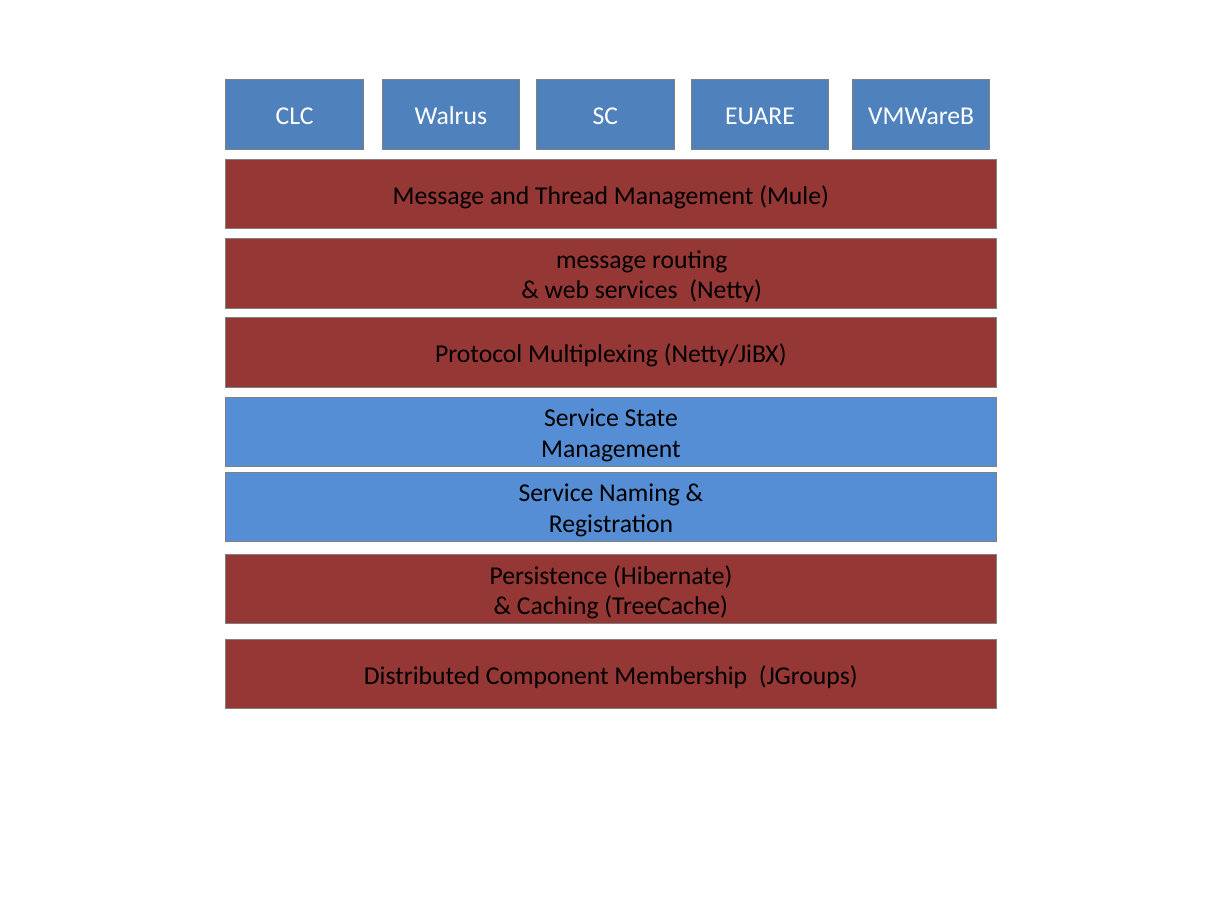
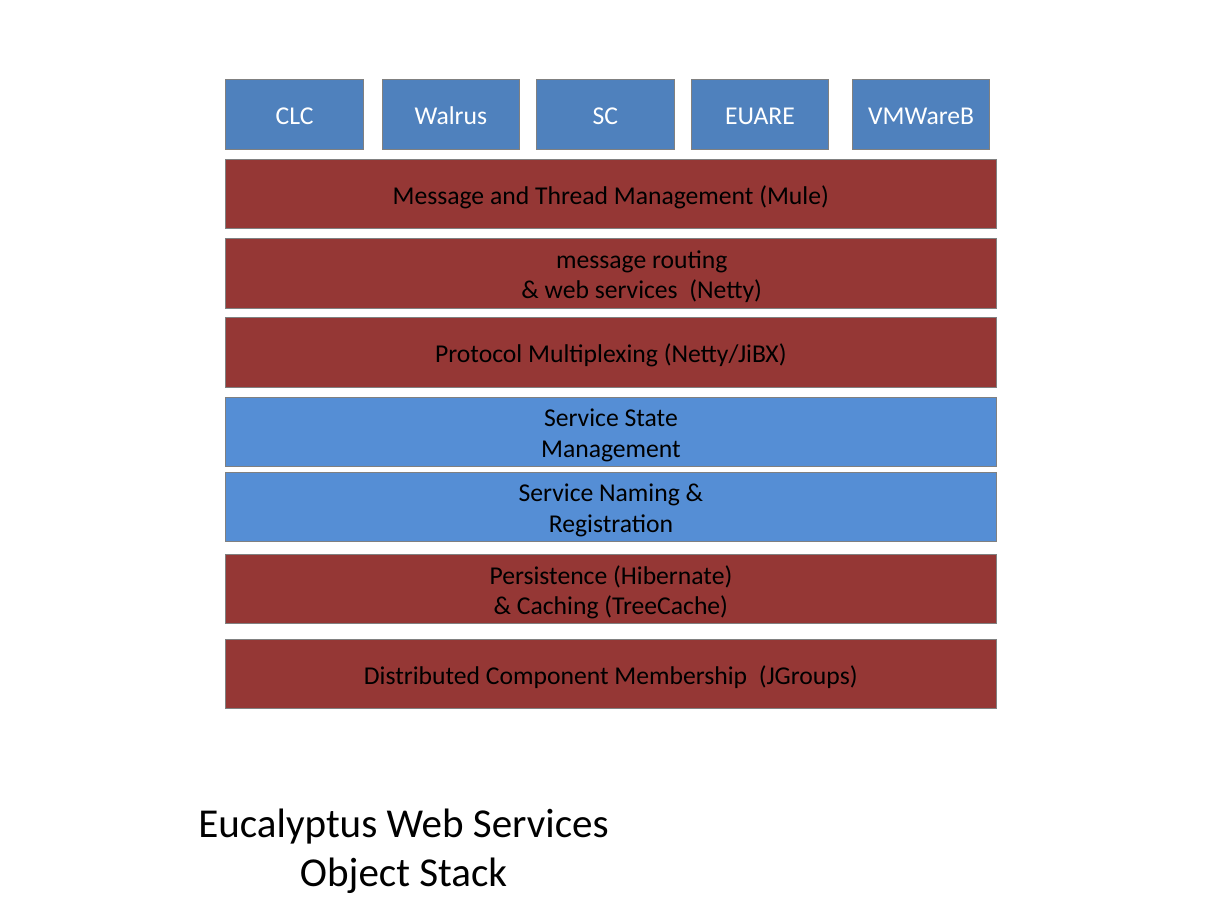
Before and after one commit to eucalyptus/architecture-docs, a slide deck: slide 4 of service-architecture/diagrams/message-flow-diagrams.pptx. Drawn at 1232x924 pixels with LibreOffice and Linux fonts; fonts in the diff are those of the drawing. Boxes give left, top, right and bottom in pixels: in the first picture for what was removed or moved away, otherwise in the second. Text is boxed around its words. In the diff, an @@ line names an element or a change of style, - is before the commit and + after.

Commit message:
new diagram for web service stack

```diff
--- a/service-architecture/diagrams/message-flow-diagrams.pptx
+++ b/service-architecture/diagrams/message-flow-diagrams.pptx
@@ text added at (x1=198, y1=808, x2=609, y2=893), 24 pt, text #000000 @@
+Eucalyptus Web Services
+Object Stack
```
Also in this commit, not shown: 2 other slides changed, 1 slide added.
